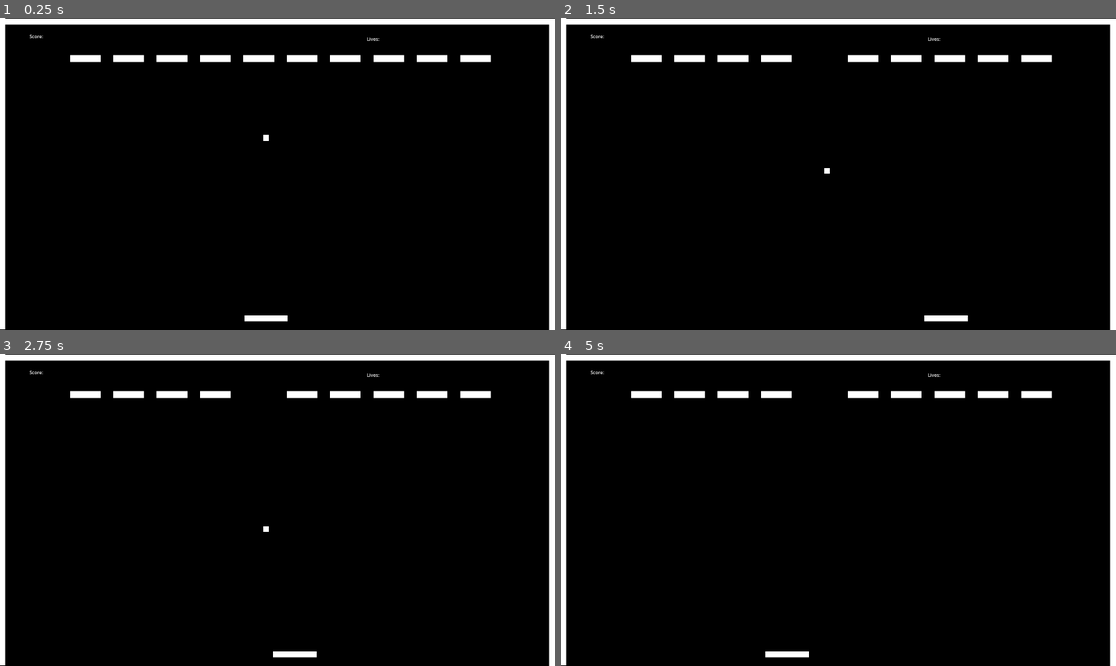
Above: before the commit, frames 1-4 (two rows, left to right).
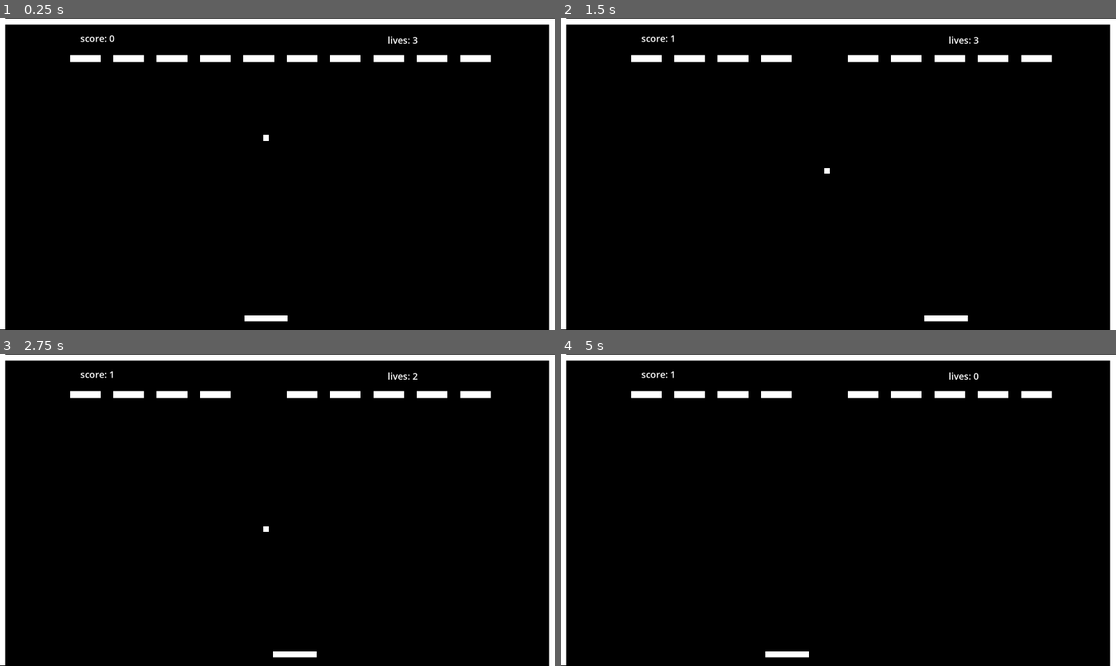
Above: after the commit, the same moments.

Repository: SecretShinobi/20-game-challenge-breakout
Game: Godot game, scene res://game.tscn
Same seed, same stepped clock (60 frames per second), same inputs: the game is played once before the commit and once after it.
Inputs:
- Up to frame 1 (0.25 s): no input
- Up to frame 2 (1.5 s): tap Enter at 0.5 s; hold D (player_move_right) 0.53-1.28 s; tap Space at 1.25 s; hold A (player_move_left) from 1.28 s (still down)
- Up to frame 3 (2.75 s): tap Enter at 2 s; release A (player_move_left) at 2.03 s; hold D (player_move_right) from 2.03 s (still down)
- Up to frame 4 (5 s): tap Space at 2.75, 4.25 s; tap Enter at 3.5 s; release D (player_move_right) at 3.53 s; hold A (player_move_left) from 3.53 s (still down)

The runs differ from the first frame. In frame 1, 0.2% of the frame differs, in the area x 5-76%, y 5-9%; in frame 2, 0.2%; in frame 3, 0.2%; in frame 4, 0.2%.
Error after the commit: Invalid call. Nonexistent function 'adjust_speed' in base 'CharacterBody2D (Ball)'. (res://Game/game.gd:36)

Commit message:
Finish HUD
Have the hud update in time with the game

Diff:
--- a/Game/Ball/ball.gd
+++ b/Game/Ball/ball.gd
@@ -40,3 +40,7 @@
 func _on_kill_zone_body_entered(body):
 	life_lost.emit()
 	_reset()
+
+
+#func adjust_speed(speed: Vector2):
+	#velocity += speed
--- a/Game/Brick/brick.gd
+++ b/Game/Brick/brick.gd
@@ -14,6 +14,7 @@
 	health = b_health
 	value = points
 
+
 # Called when the node enters the scene tree for the first time.
 func _ready():
 	pass
--- /dev/null
+++ b/Game/HUD/hud.gd
@@ -0,0 +1,21 @@
+class_name HUD
+extends Control
+
+# Variables
+@export var score: Label
+@export var lives: Label
+@export var game: BreakoutGame
+
+
+# Called when the node enters the scene tree for the first time.
+func _ready():
+	update_hud()
+
+
+func _on_kill_zone_body_entered(body):
+	update_hud()
+
+
+func update_hud():
+	score.text = "score: " + str(game.score)
+	lives.text = "lives: " + str(game.lives)
--- /dev/null
+++ b/Game/HUD/hud.tres
@@ -0,0 +1,4 @@
+[gd_resource type="LabelSettings" format=3 uid="uid://dtu4qevrggd8r"]
+
+[resource]
+font_size = 32
--- /dev/null
+++ b/Game/HUD/hud.tscn
@@ -0,0 +1,35 @@
+[gd_scene load_steps=3 format=3 uid="uid://lu0gfjfyhyqp"]
+
+[ext_resource type="Script" path="res://Game/HUD/hud.gd" id="1_gqdn6"]
+[ext_resource type="LabelSettings" uid="uid://dtu4qevrggd8r" path="res://Game/HUD/hud.tres" id="2_xn6xw"]
+
+[node name="HUD" type="Control" node_paths=PackedStringArray("score", "lives")]
+layout_mode = 3
+anchors_preset = 0
+offset_right = 1920.0
+offset_bottom = 1080.0
+script = ExtResource("1_gqdn6")
+score = NodePath("Score")
+lives = NodePath("Lives")
+
+[node name="Score" type="Label" parent="."]
+layout_mode = 0
+offset_left = 278.0
+offset_top = 32.0
+offset_right = 339.0
+offset_bottom = 55.0
+text = "Score: 0"
+label_settings = ExtResource("2_xn6xw")
+horizontal_alignment = 1
+vertical_alignment = 1
+
+[node name="Lives" type="Label" parent="."]
+layout_mode = 0
+offset_left = 1341.0
+offset_top = 38.0
+offset_right = 1398.0
+offset_bottom = 61.0
+text = "Lives: 3"
+label_settings = ExtResource("2_xn6xw")
+horizontal_alignment = 1
+vertical_alignment = 1
--- a/Game/Paddles/player.gd
+++ b/Game/Paddles/player.gd
@@ -21,7 +21,7 @@
 	move_and_slide()
 
 
-func _on_kill_zone_body_entered(body):
+func _on_kill_zone_body_entered(_body):
 	_reset()
 
 
--- a/Game/game.gd
+++ b/Game/game.gd
@@ -5,7 +5,10 @@
 # Variables
 var score: int = 0
 var lives: int = 3
+var bricks_remaining: int = 0
+
 @export var brick: PackedScene
+@export var hud: HUD
 @onready var ball = $Ball
 
 # Signals
@@ -21,17 +24,19 @@
 		var brick_instance = brick.instantiate()
 		brick_instance.scored_points.connect(_on_scored_points)
 		add_child(brick_instance)
+		bricks_remaining += 1
 		brick_instance.set_position(spawn_point)
 		spawn_point.x += 150
 
 
 func _on_scored_points(points: int):
 	score += points
-	print("points: " + str(score))
+	bricks_remaining -= 1
+	hud.update_hud()
+	ball.adjust_speed(Vector2(0.0, 100.0))
 
 
 func _on_life_lost():
 	lives -= 1
 	if lives <= 0:
-		print("game over")
 		ball.queue_free()
--- a/game.tscn
+++ b/game.tscn
@@ -5,15 +5,16 @@
 [ext_resource type="PackedScene" uid="uid://c5f4cxde0iwve" path="res://Game/Brick/brick.tscn" id="2_skx1c"]
 [ext_resource type="PackedScene" uid="uid://cvh7e7lowss2b" path="res://Game/Paddles/paddle.tscn" id="2_wg8dh"]
 [ext_resource type="PackedScene" uid="uid://cfnoyoj8fxsam" path="res://Game/Ball/ball.tscn" id="5_snabk"]
-[ext_resource type="Script" path="res://hud.gd" id="6_u88rr"]
+[ext_resource type="PackedScene" uid="uid://lu0gfjfyhyqp" path="res://Game/HUD/hud.tscn" id="6_rplki"]
 
 [sub_resource type="RectangleShape2D" id="RectangleShape2D_3rajy"]
 size = Vector2(1938, 34)
 
-[node name="Game" type="Node2D"]
+[node name="Game" type="Node2D" node_paths=PackedStringArray("hud")]
 position = Vector2(920, 540)
 script = ExtResource("1_q2y1q")
 brick = ExtResource("2_skx1c")
+hud = NodePath("HUD")
 
 [node name="Environment" type="Node2D" parent="."]
 
@@ -53,32 +54,13 @@
 [node name="Paddle" parent="." instance=ExtResource("2_wg8dh")]
 position = Vector2(21, 466)
 
-[node name="HUD" type="Control" parent="." node_paths=PackedStringArray("score", "lives")]
-layout_mode = 3
-anchors_preset = 0
-offset_left = -918.0
-offset_top = -538.0
-offset_right = 999.0
-offset_bottom = 578.0
-script = ExtResource("6_u88rr")
-score = NodePath("ScoreLabel")
-lives = NodePath("LivesLabel")
-
-[node name="ScoreLabel" type="RichTextLabel" parent="HUD"]
-layout_mode = 0
-offset_left = 100.0
-offset_top = 50.0
-offset_right = 579.0
-offset_bottom = 116.0
-text = "Score: "
-
-[node name="LivesLabel" type="RichTextLabel" parent="HUD"]
-layout_mode = 0
-offset_left = 1267.0
-offset_top = 59.0
-offset_right = 1746.0
-offset_bottom = 125.0
-text = "Lives: "
+[node name="HUD" parent="." node_paths=PackedStringArray("game") instance=ExtResource("6_rplki")]
+offset_left = -920.0
+offset_top = -524.0
+offset_right = -920.0
+offset_bottom = -524.0
+game = NodePath("..")
 
 [connection signal="body_entered" from="Environment/KillZone" to="Ball" method="_on_kill_zone_body_entered"]
 [connection signal="body_entered" from="Environment/KillZone" to="Paddle" method="_on_kill_zone_body_entered"]
+[connection signal="body_entered" from="Environment/KillZone" to="HUD" method="_on_kill_zone_body_entered"]
--- a/hud.gd
+++ /dev/null
@@ -1,16 +0,0 @@
-class_name HUD
-extends Control
-
-
-@export var score: RichTextLabel
-@export var lives: RichTextLabel
-
-
-# Called when the node enters the scene tree for the first time.
-func _ready():
-	pass # Replace with function body.
-
-
-# Called every frame. 'delta' is the elapsed time since the previous frame.
-func _process(delta):
-	pass
